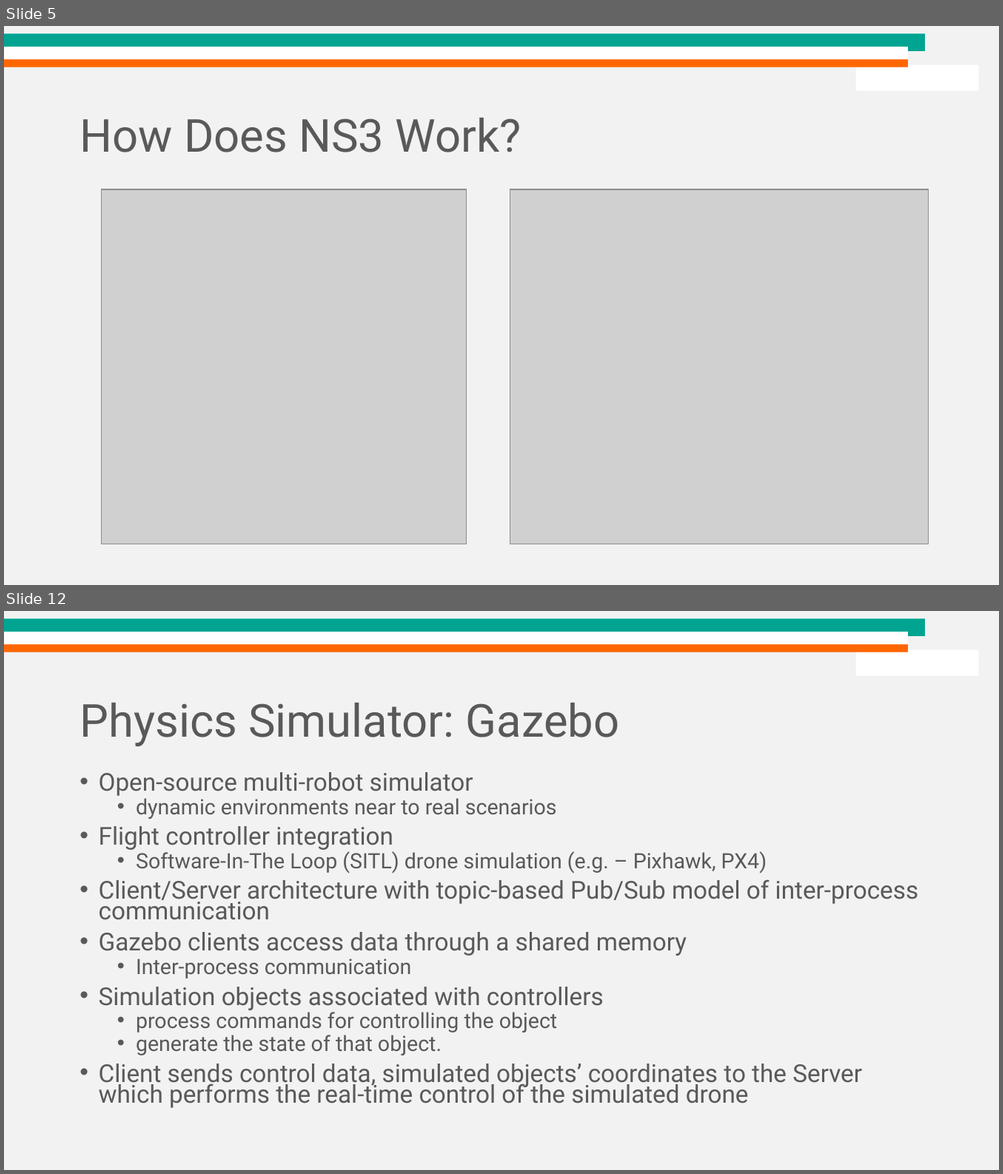
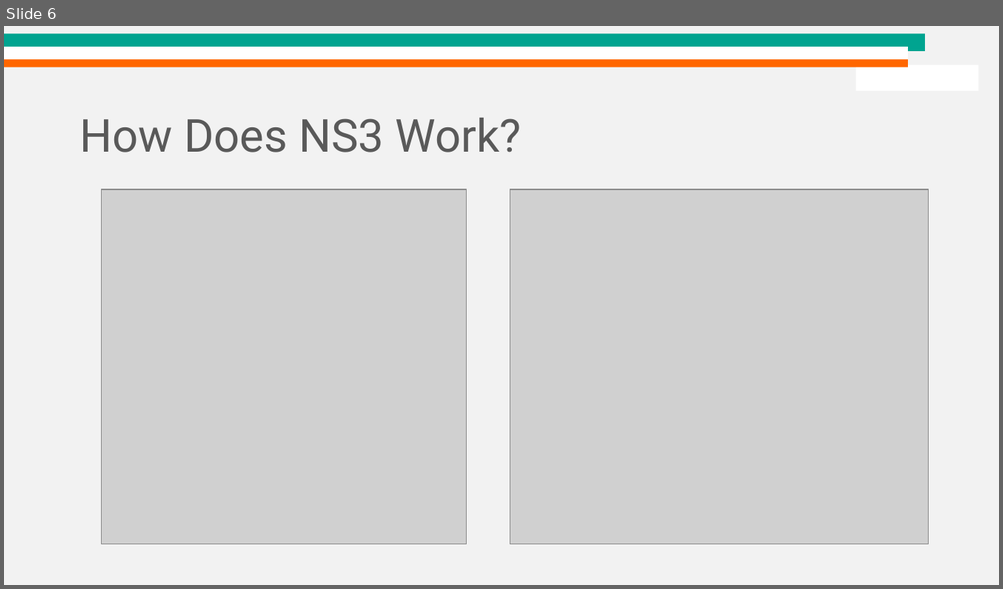
Before and after one commit to dream-lab/acm-school-iot-2021, a slide deck: IoT Simulators.pptx. Shown one above the other, each under a label of ours: slides 5 and 12 before the commit, slide 6 after it; the slides between them are not shown. The pictures are 1003x1174 and 1003x589 pixels, drawn with LibreOffice and Linux fonts; fonts in the diff are those of the drawing; grey boxes stand for pictures; background and template pictures are left out. Boxes give left, top, right and bottom in pixels: in the first picture for what was removed or moved away, otherwise in the second. Text is boxed around its words. In the diff, an @@ line names an element or a change of style, - is before the commit and + after.

```diff
--- a/IoT Simulators.pptx
+++ b/IoT Simulators.pptx
@@ slide 12 removed at [4, 611, 999, 1170], background #F2F2F2; not listed: 4 template elements that a slide beside it also shows @@
@@ title removed at [79, 703, 620, 746] @@
-Physics Simulator: Gazebo
@@ text removed at [99, 772, 919, 1108] @@
-• Open-source multi-robot simulator
-  • dynamic environments near to real scenarios
-• Flight controller integration
-  • Software-In-The Loop (SITL) drone simulation (e.g. – Pixhawk, PX4)
-• Client/Server architecture with topic-based Pub/Sub model of inter-process communication
-• Gazebo clients access data through a shared memory
-  • Inter-process communication
-• Simulation objects associated with controllers
-  • process commands for controlling the object
-  • generate the state of that object.
-• Client sends control data, simulated objects’ coordinates to the Server which performs the real-time control of the simulated drone
@@ what was slide 5 is now slide 6 @@
```
Also in this commit, not shown: 4 slides changed, 7 slides added, 6 other slides removed, 4 other files.
